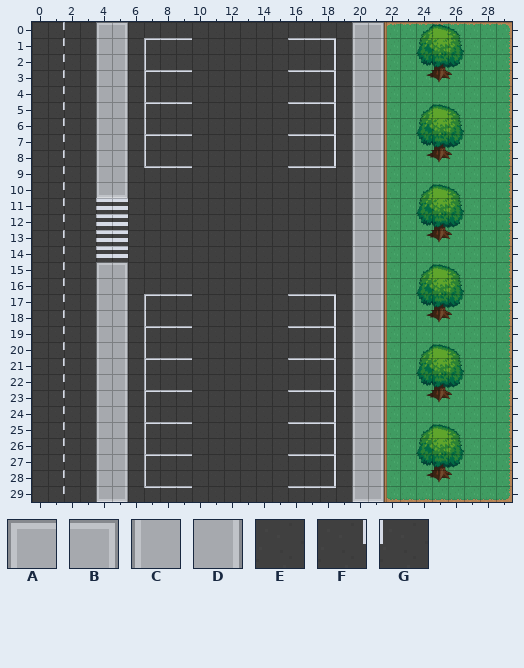
Two versions of a level (Tiled map, assets/map/level-one.tmx). This is how it looked before the edit.
Cells are 16x16 px. Shown: x 0..29, y 0..29.
Key: from "roguelikeCity_transparent": A 16, B 17, C 19, D 56, E 714, F 786, G 787.
_ is an empty cell, # one hidden under a higher layer.
Layers that did not change in this view are not listed.
Layer "background" before, first column x 0:
0 EFGEABEEEE
1 EFGECDE###
2 EFGECDE###
The same view after the edit:
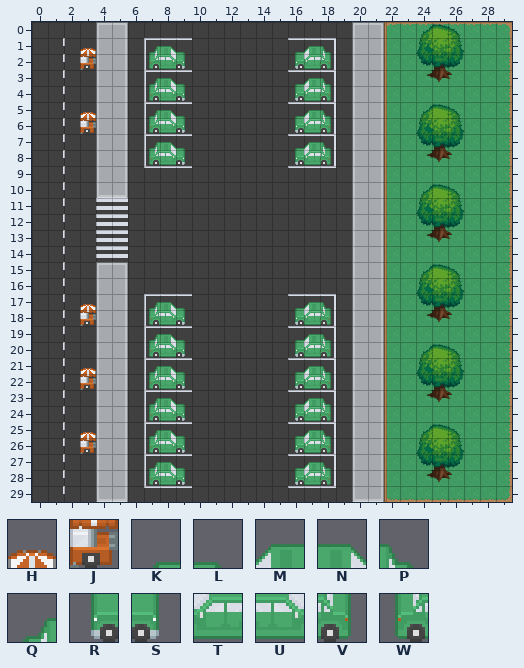
Further tiles: from "roguelikeCity_transparent": H 554, J 591, K 623, L 623 flipped left-right, M 624, N 624 flipped left-right, P 625, Q 625 flipped left-right, R 660, S 660 flipped left-right, T 661, U 661 flipped left-right, V 662, W 662 flipped left-right.
Tiles of an added or newly shown layer are drawn over the layers below it.
The exact change:
Changed rows in their new state; . is an unchanged cell.
Layer "background":
first column x 1:
 0 EE
Layer "environment":
first column x 3:
 1 H
 2 J
 5 H
 6 J
first column x 3:
17 H
18 J
21 H
22 J
25 H
26 J
Layer "cars" (added):
first column x 7:
 1 QNL......KMP
 2 WUS......RTV
 3 QNL......KMP
 4 WUS......RTV
 5 QNL......KMP
 6 WUS......RTV
 7 QNL......KMP
 8 WUS......RTV
first column x 7:
17 QNL......KMP
18 WUS......RTV
19 QNL......KMP
20 WUS......RTV
21 QNL......KMP
22 WUS......RTV
23 QNL......KMP
24 WUS......RTV
25 QNL......KMP
26 WUS......RTV
27 QNL......KMP
28 WUS......RTV
